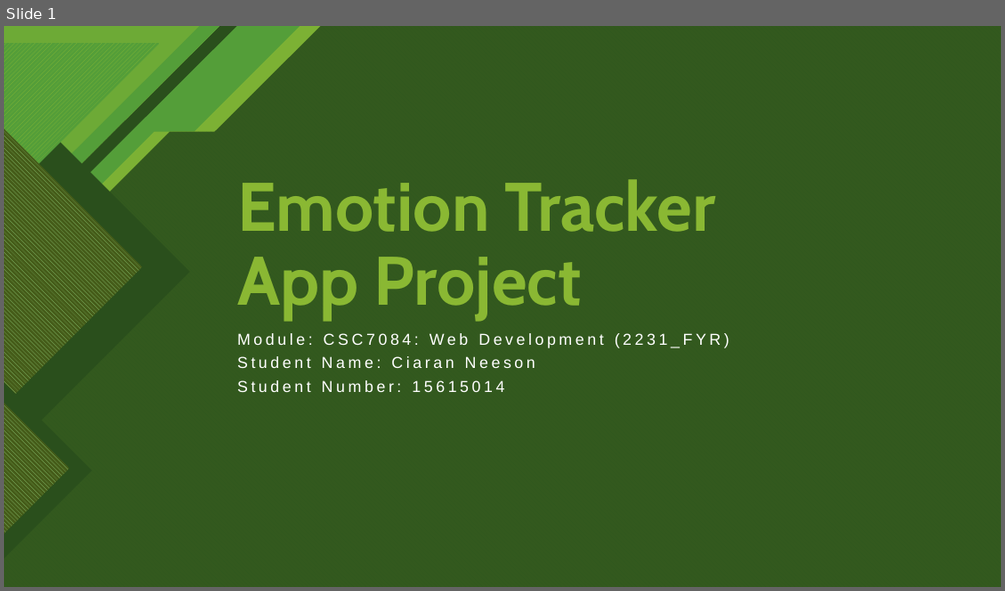
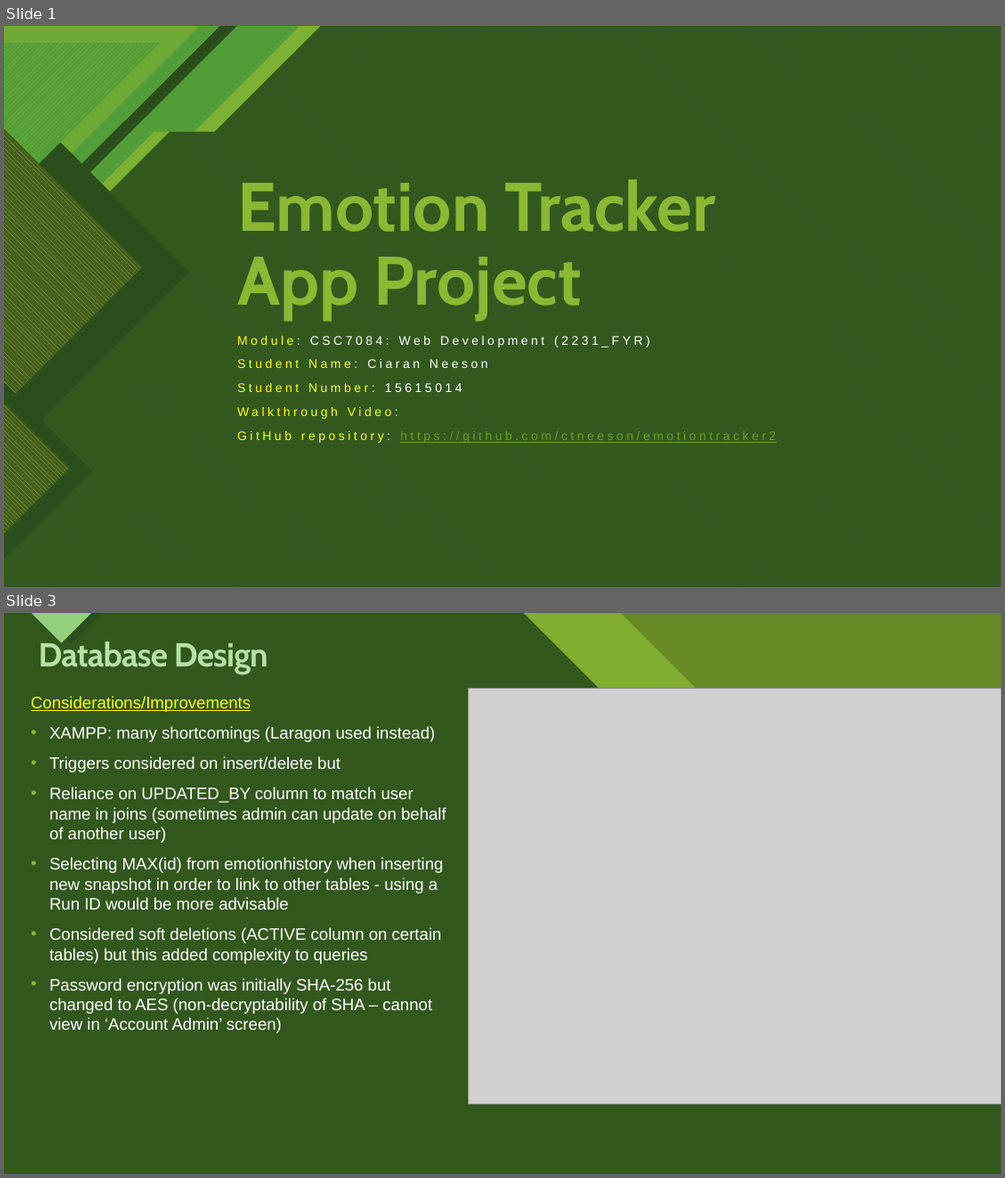
Before and after one commit to ctneeson/emotiontracker2, a slide deck: Emotion Tracker App Project.pptx. Shown one above the other, each under a label of ours: slide 1 before the commit, slides 1 and 3 after it; the slides between them are not shown. The pictures are 1005x591 and 1005x1178 pixels, drawn with LibreOffice and Linux fonts; fonts in the diff are those of the drawing; grey boxes stand for pictures. Boxes give left, top, right and bottom in pixels: in the first picture for what was removed or moved away, otherwise in the second. Text is boxed around its words. In the diff, an @@ line names an element or a change of style, - is before the commit and + after.

```diff
--- a/Emotion Tracker App Project.pptx
+++ b/Emotion Tracker App Project.pptx
@@ slide 3 added at [4,613,1001,1174], background #8AB833; not listed: 10 template elements that a slide beside it also shows @@
@@ rectangle added at [4,613,1001,1174], fill #678A26 @@
@@ rectangle added at [4,613,1001,1174], fill #678A26 @@
@@ freeform shape added at [4,613,1001,1174], fill #8AB833 at 74% opacity @@
@@ freeform shape added at [4,613,1001,1174], fill #2A4F1C at 90% opacity @@
@@ text added at [39,639,268,674], 32 pt, text #B7E0A8, bold @@
+Database Design
@@ picture added at [469,689,1001,1104] @@
@@ text added at [31,696,446,1033], 16 pt, text #FFFFFF @@
+Considerations/Improvements
+• XAMPP: many shortcomings (Laragon used instead)
+• Triggers considered on insert/delete but
+• Reliance on UPDATED_BY column to match user name in joins (sometimes admin can update on behalf of another user)
+• Selecting MAX(id) from emotionhistory when inserting new snapshot in order to link to other tables - using a Run ID would be more advisable
+• Considered soft deletions (ACTIVE column on certain tables) but this added complexity to queries
+• Password encryption was initially SHA-256 but changed to AES (non-decryptability of SHA – cannot view in ‘Account Admin’ screen)
@@ slide 1 changed as well @@
@@ subtitle at [237,336,650,392]: size 15.3 to 12 pt in "Module: CSC7084: Web Development (2231_FYR)", "Student Name: Ciaran Neeson", "Student Number: 15615014"; text colour #FFFFFF to #FFFF00 in "Module:", "Student Name:", "Student Number:"; line spacing 0.7 to 0.9 @@
@@ subtitle at [237,407,776,443]: paragraphs added @@
+Walkthrough Video:
+GitHub repository: https://github.com/ctneeson/emotiontracker2
```
Also in this commit, not shown: 2 other slides changed, 6 other slides added, 14 slides removed.
